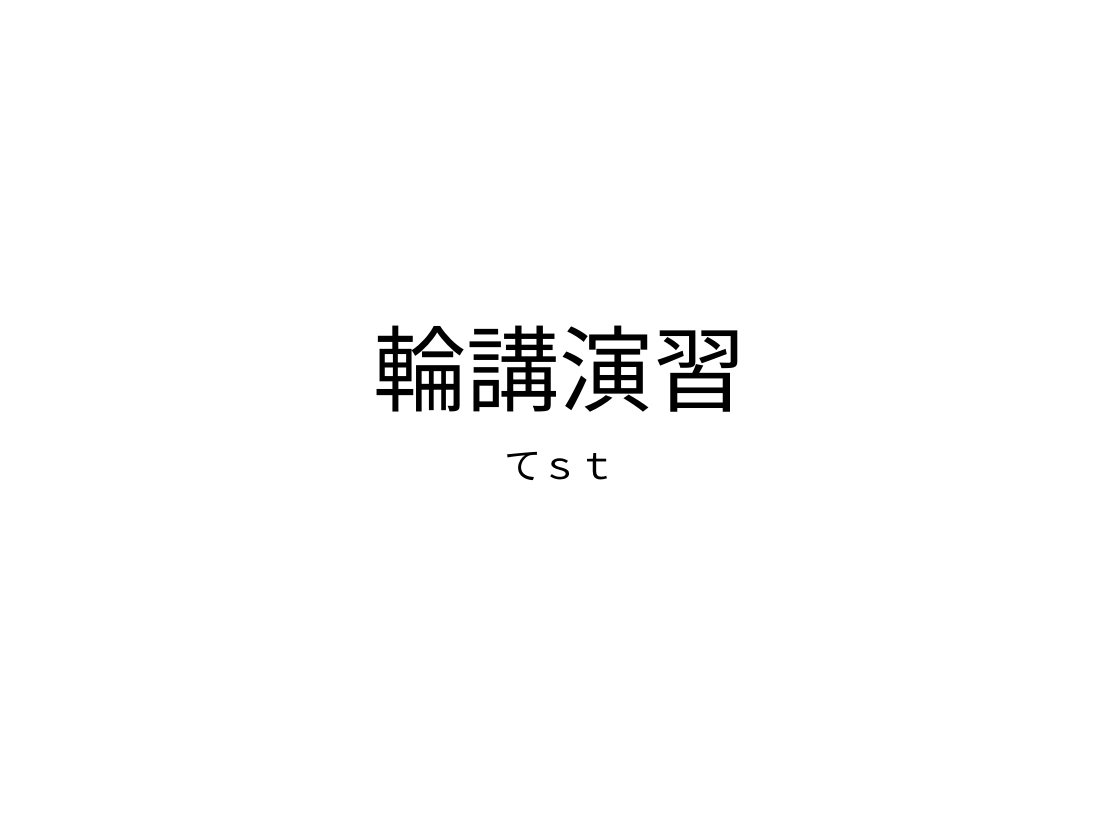
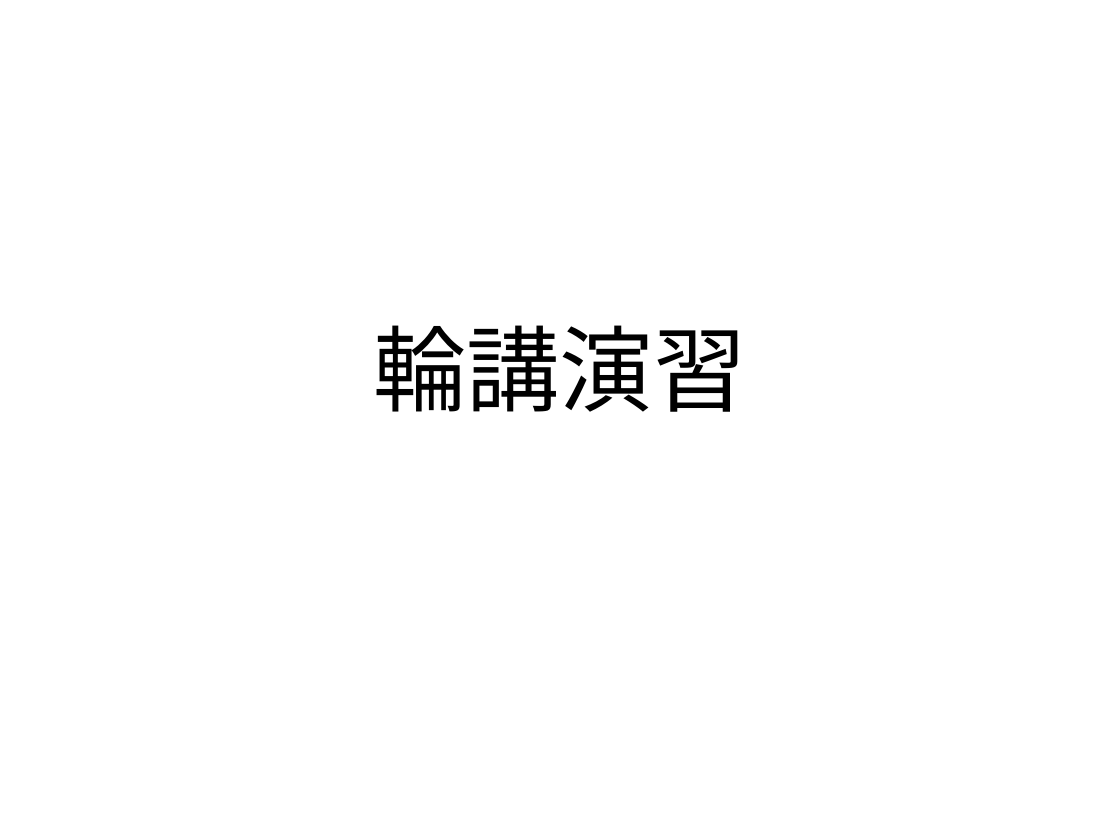
Before and after one commit to 2017B4/rinko, a slide deck: slide 1 of 輪講実習.pptx. Drawn at 1120x840 pixels with LibreOffice and Linux fonts; fonts in the diff are those of the drawing. Boxes give left, top, right and bottom in pixels: in the first picture for what was removed or moved away, otherwise in the second. Text is boxed around its words. In the diff, an @@ line names an element or a change of style, - is before the commit and + after.

Commit message:
高松　テスト

```diff
--- a/輪講実習.pptx
+++ b/輪講実習.pptx
@@ subtitle removed at <box>504,452,616,480</box> @@
-てｓｔ
```
